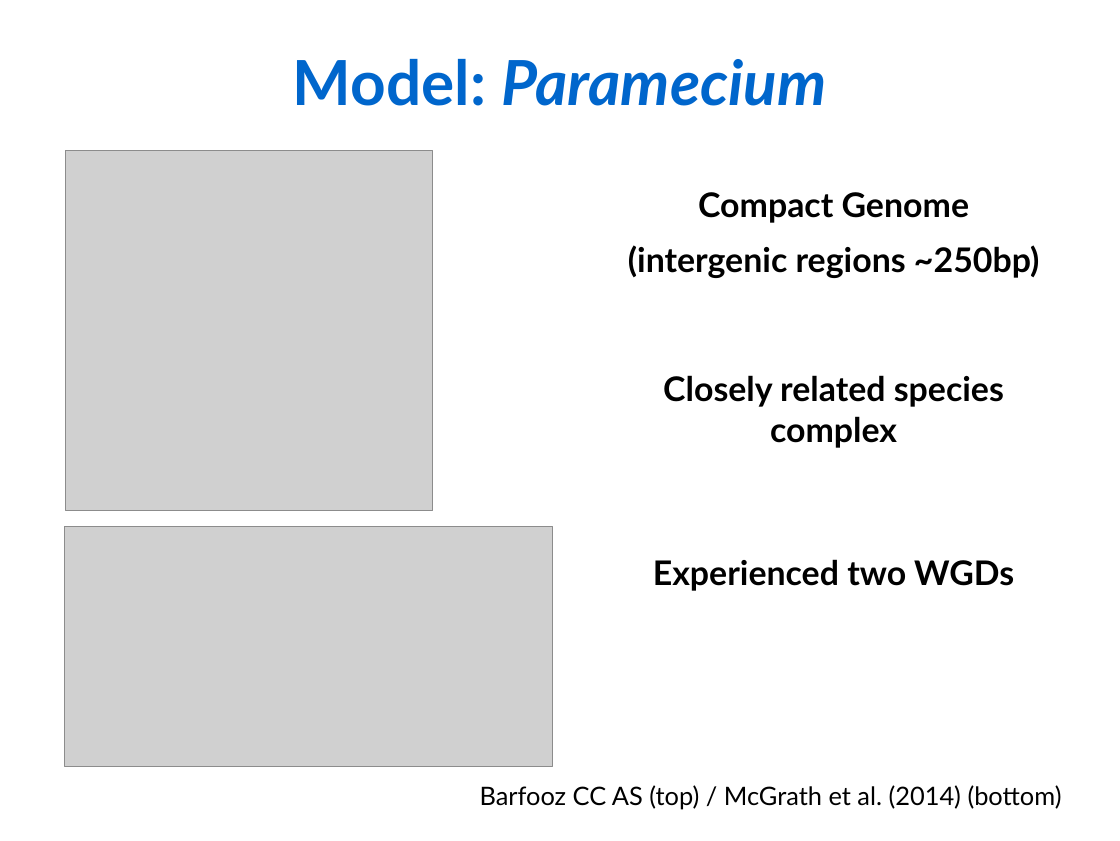
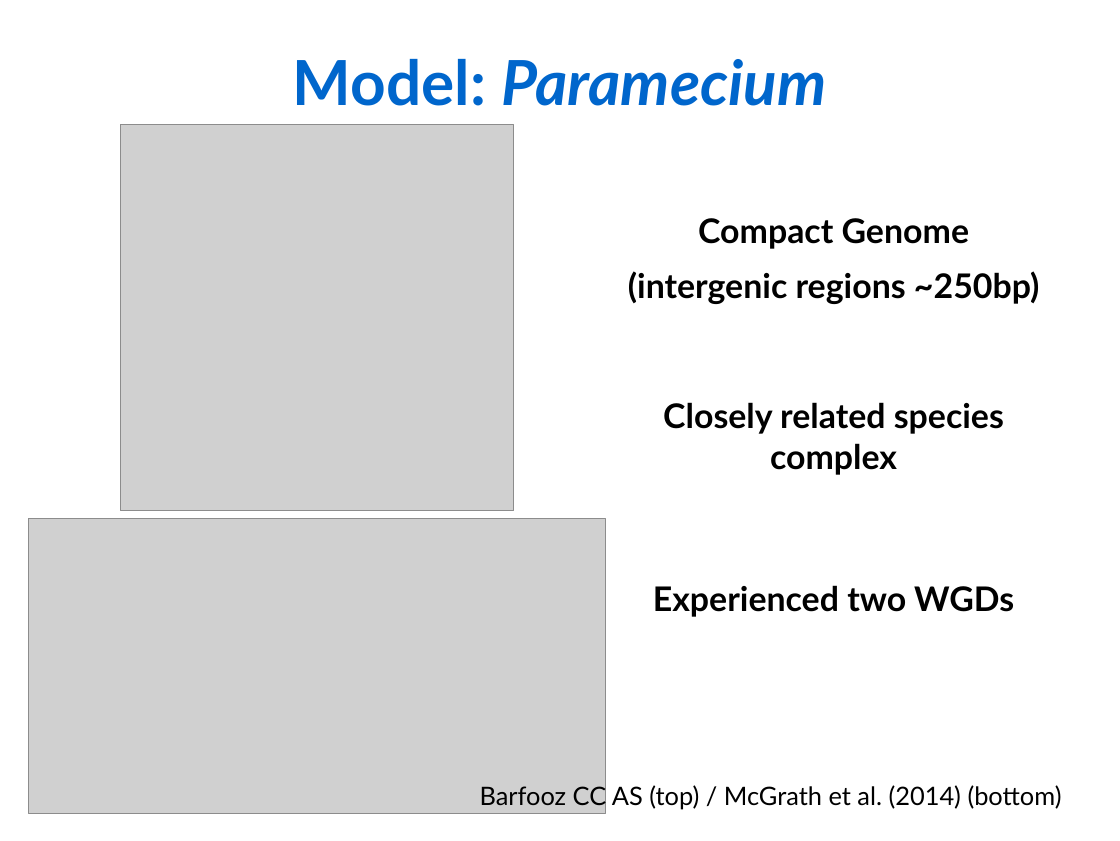
Before and after one commit to Rekyt/lynchlabpresentation2014, a slide deck: slide 4 of LabMeetingPresentation.odp. Drawn at 1120x841 pixels with LibreOffice and Linux fonts; fonts in the diff are those of the drawing; grey boxes stand for pictures. Boxes give left, top, right and bottom in pixels: in the first picture for what was removed or moved away, otherwise in the second. Text is boxed around its words. In the diff, an @@ line names an element or a change of style, - is before the commit and + after.

```diff
--- a/LabMeetingPresentation.odp
+++ b/LabMeetingPresentation.odp
@@ picture: place and size @@
-picture at (66, 150, 433, 511)
+picture at (121, 124, 514, 510)
@@ 3 texts: place and size @@
-3 texts at (628, 192, 1039, 591)
+3 texts at (628, 218, 1039, 617)
@@ picture: place and size @@
-picture at (65, 526, 553, 766)
+picture at (29, 518, 606, 813)
```
Also in this commit, not shown: 4 other slides changed, 2 slides added, 2 slides removed.
